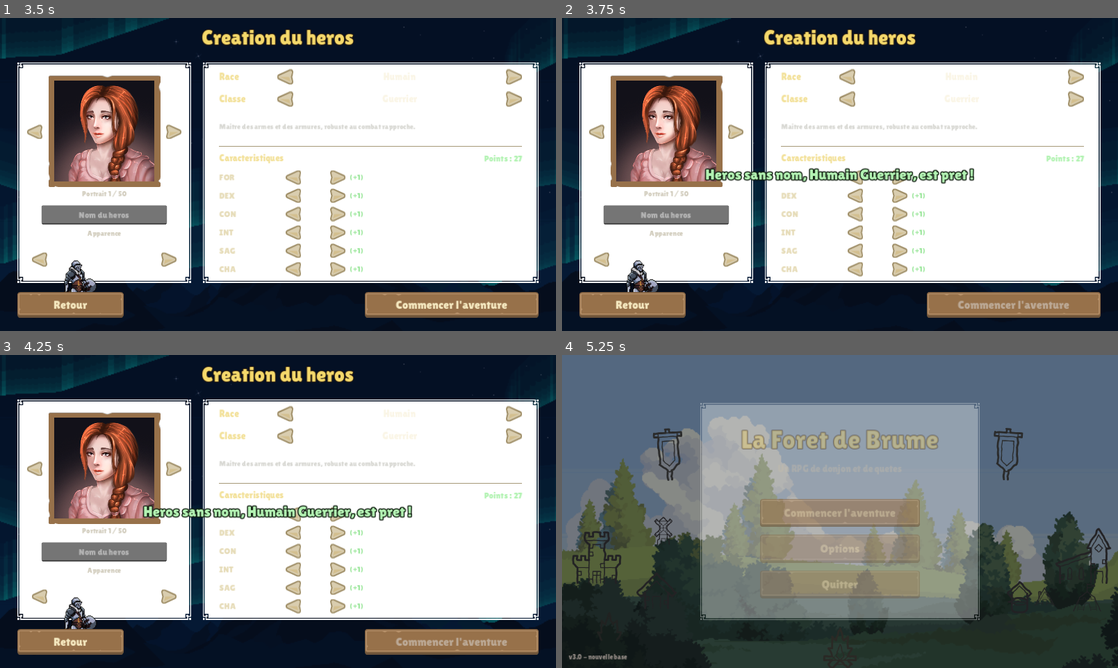
Above: before the commit, frames 1-4 (two rows, left to right).
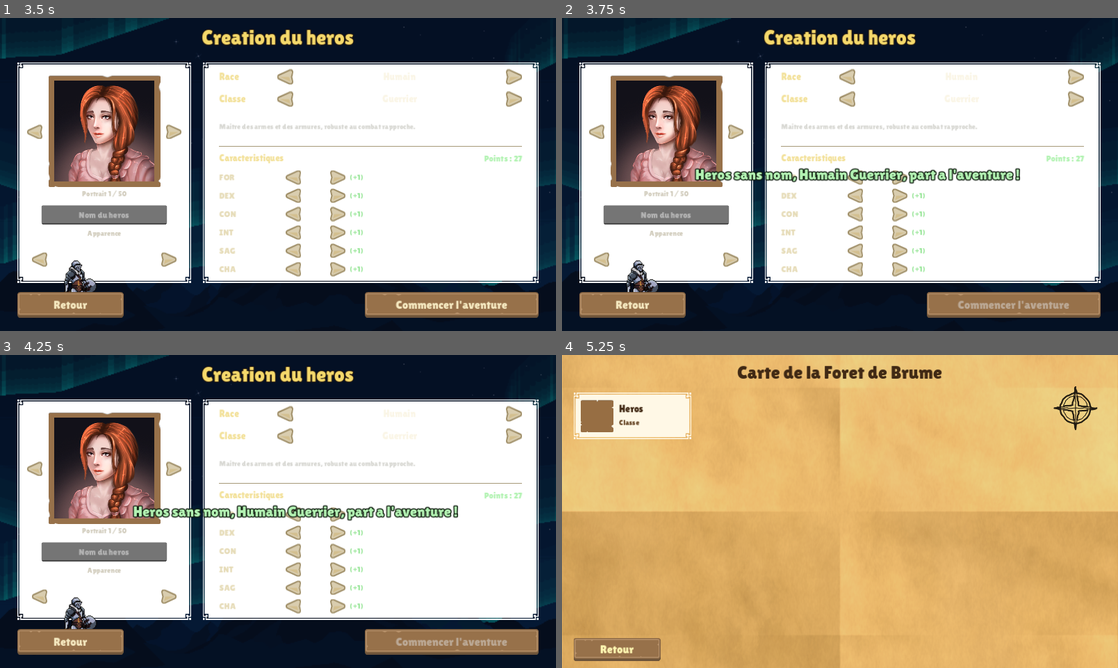
Above: after the commit, the same moments.

Repository: libertysand1982-png/Sand
Game: Godot game, scene res://scenes/MainMenu.tscn
Same seed, same stepped clock (60 frames per second), same inputs: the game is played once before the commit and once after it.
Inputs (mouse positions are in pixels of both pictures, inside the frame that each line leads up to):
- Up to frame 1 (3.5 s): click "Commencer l'aventure" at 0.5 s; click (105, 215) at 1.27 s; type "Alex" at 1.35 s; click "Retour" at 2 s; click "Commencer l'aventure" at 2.75 s
- Up to frame 2 (3.75 s): click "Commencer l'aventure" at 3.5 s
- Up to frame 3 (4.25 s): no input
- Up to frame 4 (5.25 s): click (595, 467) at 4.25 s; click "Retour" at 5 s

Frame 1 is identical in both runs. In frame 2, 1.7% of the frame differs, in the area x 23-83%, y 47-54%; in frame 3, 1.7%; in frame 4, 100%, in the area x 0-100%, y 0-100%.
Error after the commit: Parse Error: Cannot infer the type of "lieu" variable because the value doesn't have a set type. (res://scripts/WorldMap.gd:158)

Commit message:
Ajoute la carte du monde facon carte au tresor a l'encre
- Nouvelle scene WorldMap : parchemin, bordure doublee et routes ondulees
  tracees a l'encre (Line2D), boussole, titre calligraphie
- 10 lieux interactifs (chateau, bourg, abbaye, mine, ruines, port, phare,
  cimetiere, moulin, camp du nord) avec icones du pack cartographie,
  survol (zoom + son) et panneau d'info au clic (nom + description)
- Decor genere : chaine de montagnes, grande foret de Brume, lac et navire,
  drapeau, palissade, rochers
- Panneau du heros (portrait + nom + race/classe) depuis CharacterData
- "Commencer l'aventure" mene desormais a la carte ; bouton Retour vers le menu
- CharacterData stocke aussi les noms de race et de classe

Co-Authored-By: Claude Opus 4.8 <noreply@anthropic.com>
Claude-Session: https://claude.ai/code/session_01TLGVXnnqbKy8wnyLpkQH7c

Diff:
--- /dev/null
+++ b/foret_de_brume/scenes/WorldMap.tscn
@@ -0,0 +1,164 @@
+[gd_scene load_steps=7 format=3 uid="uid://foretworldmap01"]
+
+[ext_resource type="Script" path="res://scripts/WorldMap.gd" id="1_map"]
+[ext_resource type="Texture2D" path="res://assets/bg/parchmentBasic.png" id="2_parch"]
+[ext_resource type="Texture2D" path="res://assets/ui/panel.png" id="3_panel"]
+[ext_resource type="Texture2D" path="res://assets/ui/panelInset_brown.png" id="4_inset"]
+[ext_resource type="Texture2D" path="res://assets/map/compass.png" id="5_compass"]
+[ext_resource type="FontFile" path="res://assets/fonts/lilita_one_regular.ttf" id="6_font"]
+
+[node name="WorldMap" type="Control"]
+layout_mode = 3
+anchors_preset = 15
+anchor_right = 1.0
+anchor_bottom = 1.0
+script = ExtResource("1_map")
+
+[node name="Fond" type="TextureRect" parent="."]
+layout_mode = 1
+anchors_preset = 15
+anchor_right = 1.0
+anchor_bottom = 1.0
+texture = ExtResource("2_parch")
+stretch_mode = 0
+modulate = Color(0.93, 0.85, 0.66, 1)
+
+[node name="Calligraphie" type="Node2D" parent="."]
+
+[node name="Decor" type="Control" parent="."]
+layout_mode = 1
+anchors_preset = 15
+anchor_right = 1.0
+anchor_bottom = 1.0
+mouse_filter = 2
+
+[node name="Lieux" type="Control" parent="."]
+layout_mode = 1
+anchors_preset = 15
+anchor_right = 1.0
+anchor_bottom = 1.0
+mouse_filter = 2
+
+[node name="Boussole" type="TextureRect" parent="."]
+modulate = Color(0.27, 0.2, 0.13, 0.9)
+offset_left = 1014.0
+offset_top = 60.0
+offset_right = 1114.0
+offset_bottom = 160.0
+texture = ExtResource("5_compass")
+expand_mode = 1
+stretch_mode = 5
+
+[node name="Titre" type="Label" parent="."]
+layout_mode = 1
+anchor_right = 1.0
+offset_top = 14.0
+offset_bottom = 64.0
+theme_override_colors/font_color = Color(0.25, 0.16, 0.08, 1)
+theme_override_fonts/font = ExtResource("6_font")
+theme_override_font_sizes/font_size = 38
+text = "Carte de la Foret de Brume"
+horizontal_alignment = 1
+
+[node name="PanneauHeros" type="NinePatchRect" parent="."]
+modulate = Color(1, 0.97, 0.9, 1)
+offset_left = 24.0
+offset_top = 78.0
+offset_right = 268.0
+offset_bottom = 174.0
+texture = ExtResource("3_panel")
+patch_margin_left = 16
+patch_margin_top = 16
+patch_margin_right = 16
+patch_margin_bottom = 16
+
+[node name="CadrePortrait" type="NinePatchRect" parent="PanneauHeros"]
+offset_left = 14.0
+offset_top = 14.0
+offset_right = 82.0
+offset_bottom = 82.0
+texture = ExtResource("4_inset")
+patch_margin_left = 14
+patch_margin_top = 14
+patch_margin_right = 14
+patch_margin_bottom = 14
+
+[node name="Portrait" type="TextureRect" parent="PanneauHeros/CadrePortrait"]
+layout_mode = 1
+anchors_preset = 15
+anchor_right = 1.0
+anchor_bottom = 1.0
+offset_left = 6.0
+offset_top = 6.0
+offset_right = -6.0
+offset_bottom = -6.0
+expand_mode = 1
+stretch_mode = 5
+
+[node name="Nom" type="Label" parent="PanneauHeros"]
+offset_left = 94.0
+offset_top = 22.0
+offset_right = 236.0
+offset_bottom = 50.0
+theme_override_colors/font_color = Color(0.25, 0.16, 0.08, 1)
+theme_override_fonts/font = ExtResource("6_font")
+theme_override_font_sizes/font_size = 20
+text = "Heros"
+
+[node name="Classe" type="Label" parent="PanneauHeros"]
+offset_left = 94.0
+offset_top = 52.0
+offset_right = 236.0
+offset_bottom = 78.0
+theme_override_colors/font_color = Color(0.4, 0.28, 0.16, 1)
+theme_override_font_sizes/font_size = 15
+text = "Classe"
+
+[node name="PanneauInfo" type="NinePatchRect" parent="."]
+visible = false
+modulate = Color(1, 0.97, 0.9, 1)
+offset_left = 326.0
+offset_top = 470.0
+offset_right = 826.0
+offset_bottom = 624.0
+texture = ExtResource("3_panel")
+patch_margin_left = 16
+patch_margin_top = 16
+patch_margin_right = 16
+patch_margin_bottom = 16
+
+[node name="NomLieu" type="Label" parent="PanneauInfo"]
+offset_left = 24.0
+offset_top = 16.0
+offset_right = 476.0
+offset_bottom = 50.0
+theme_override_colors/font_color = Color(0.25, 0.16, 0.08, 1)
+theme_override_fonts/font = ExtResource("6_font")
+theme_override_font_sizes/font_size = 24
+text = "Lieu"
+
+[node name="Desc" type="Label" parent="PanneauInfo"]
+offset_left = 24.0
+offset_top = 54.0
+offset_right = 476.0
+offset_bottom = 110.0
+theme_override_colors/font_color = Color(0.32, 0.22, 0.12, 1)
+theme_override_font_sizes/font_size = 15
+text = "Description"
+autowrap_mode = 3
+
+[node name="BtnVoyager" type="Button" parent="PanneauInfo"]
+custom_minimum_size = Vector2(200, 40)
+offset_left = 150.0
+offset_top = 108.0
+offset_right = 350.0
+offset_bottom = 148.0
+text = "S'y rendre"
+
+[node name="BtnRetour" type="Button" parent="."]
+custom_minimum_size = Vector2(180, 46)
+offset_left = 24.0
+offset_top = 586.0
+offset_right = 204.0
+offset_bottom = 632.0
+text = "Retour"
--- a/foret_de_brume/scripts/CharacterCreation.gd
+++ b/foret_de_brume/scripts/CharacterCreation.gd
@@ -260,13 +260,17 @@
 	CharacterData.nom = nom if nom != "" else "Heros sans nom"
 	CharacterData.race_index = _race_idx
 	CharacterData.classe_index = _classe_idx
+	CharacterData.race_nom = RACES[_race_idx]["nom"]
+	CharacterData.classe_nom = CLASSES[_classe_idx]["nom"]
 	CharacterData.portrait_index = _portrait_idx
 	CharacterData.chevalier_index = _knight_idx
 	var bonus := _bonus_race()
 	for s in STAT_ORDRE:
 		CharacterData.stats[s] = _base[s] + bonus.get(s, 0)
 
-	_message.text = "%s, %s %s, est pret !" % [
+	_message.text = "%s, %s %s, part a l'aventure !" % [
 		CharacterData.nom, RACES[_race_idx]["nom"], CLASSES[_classe_idx]["nom"]]
 	$BtnValider.disabled = true
 	print("Personnage cree : ", CharacterData.resume(), " | stats=", CharacterData.stats)
+	await get_tree().create_timer(1.0).timeout
+	get_tree().change_scene_to_file("res://scenes/WorldMap.tscn")
--- a/foret_de_brume/scripts/CharacterData.gd
+++ b/foret_de_brume/scripts/CharacterData.gd
@@ -5,6 +5,8 @@
 var nom: String = "Heros"
 var race_index: int = 0
 var classe_index: int = 0
+var race_nom: String = "Humain"
+var classe_nom: String = "Guerrier"
 var portrait_index: int = 1
 var chevalier_index: int = 0
 
--- /dev/null
+++ b/foret_de_brume/scripts/WorldMap.gd
@@ -0,0 +1,212 @@
+extends Control
+## Carte du monde "La Foret de Brume" facon carte au tresor a l'encre.
+## Genere les lieux interactifs, les routes, le decor et la bordure.
+
+const ENCRE := Color(0.27, 0.2, 0.13)
+const ENCRE_PALE := Color(0.4, 0.3, 0.18)
+
+# Lieux interactifs : nom, icone, position (centre), description.
+const LIEUX := [
+	{"nom": "Chateau de l'Aube", "icone": "castle", "pos": Vector2(380, 300),
+		"desc": "La citadelle royale, coeur du royaume et point de depart de ta quete."},
+	{"nom": "Bourg de Boisclair", "icone": "houses", "pos": Vector2(560, 410),
+		"desc": "Un village prospere ou marchands et aubergistes accueillent les aventuriers."},
+	{"nom": "Abbaye Saint-Gral", "icone": "church", "pos": Vector2(740, 250),
+		"desc": "Un monastere ancien dont les moines veillent sur d'antiques reliques."},
+	{"nom": "Mine de Fer-Noir", "icone": "mine", "pos": Vector2(884, 168),
+		"desc": "Des galeries profondes creusees dans la montagne. On y murmure des dangers."},
+	{"nom": "Ruines de Mornkeep", "icone": "runis", "pos": Vector2(250, 472),
+		"desc": "Les vestiges hantes d'une forteresse oubliee. Un donjon pour les plus braves."},
+	{"nom": "Port de Lamer", "icone": "dock", "pos": Vector2(958, 470),
+		"desc": "Un port anime d'ou partent les navires vers des terres lointaines."},
+	{"nom": "Phare des Brumes", "icone": "lighthouse", "pos": Vector2(1058, 378),
+		"desc": "Sa lumiere perce le brouillard et guide les marins egares."},
+	{"nom": "Cimetiere Oublie", "icone": "graveyard", "pos": Vector2(200, 252),
+		"desc": "Un champ de pierres tombales ou les morts ne reposent pas toujours en paix."},
+	{"nom": "Moulin du Val", "icone": "mill", "pos": Vector2(470, 524),
+		"desc": "Un vieux moulin a vent au bord de la riviere, refuge d'un meunier bourru."},
+	{"nom": "Camp du Nord", "icone": "houseViking", "pos": Vector2(650, 132),
+		"desc": "Un campement de farouches guerriers du nord, allies incertains."},
+]
+
+# Routes reliant les lieux (par index).
+const ROUTES := [
+	[0, 1], [1, 2], [2, 3], [0, 4], [1, 8], [1, 5], [5, 6], [0, 7], [1, 9], [9, 2],
+]
+
+# Decor non interactif : icone, position, taille.
+const DECOR := [
+	# Chaine de montagnes au nord
+	{"i": "rocksMountain", "p": Vector2(740, 150), "t": 82},
+	{"i": "rocksTall", "p": Vector2(800, 135), "t": 74},
+	{"i": "rocksMountain", "p": Vector2(840, 158), "t": 88},
+	{"i": "rocksTall", "p": Vector2(930, 138), "t": 70},
+	{"i": "rocksMountain", "p": Vector2(980, 160), "t": 84},
+	{"i": "rocksMountain", "p": Vector2(1040, 150), "t": 76},
+	# La grande foret de Brume (centre-ouest)
+	{"i": "bush", "p": Vector2(320, 360), "t": 66},
+	{"i": "bush", "p": Vector2(370, 400), "t": 72},
+	{"i": "bush", "p": Vector2(300, 430), "t": 60},
+	{"i": "bush", "p": Vector2(420, 370), "t": 70},
+	{"i": "bush", "p": Vector2(450, 430), "t": 64},
+	{"i": "bush", "p": Vector2(340, 480), "t": 68},
+	{"i": "bush", "p": Vector2(290, 520), "t": 62},
+	{"i": "bush", "p": Vector2(400, 510), "t": 66},
+	{"i": "bush", "p": Vector2(520, 360), "t": 60},
+	{"i": "bush", "p": Vector2(250, 380), "t": 58},
+	# Lac et navire a l'est
+	{"i": "lake", "p": Vector2(990, 548), "t": 132},
+	{"i": "lakeRound", "p": Vector2(1070, 520), "t": 110},
+	{"i": "ship", "p": Vector2(1010, 520), "t": 52},
+	# Details
+	{"i": "flag", "p": Vector2(440, 250), "t": 60},
+	{"i": "fence", "p": Vector2(620, 452), "t": 64},
+	{"i": "rocks", "p": Vector2(700, 470), "t": 48},
+	{"i": "rocks", "p": Vector2(560, 210), "t": 44},
+]
+
+var _calligraphie: Node2D
+var _lieu_courant := -1
+
+
+func _ready() -> void:
+	_calligraphie = $Calligraphie
+
+	_remplir_panneau_heros()
+	_dessiner_bordure_et_routes()
+	_construire_decor()
+	_construire_lieux()
+
+	$BtnRetour.pressed.connect(_on_retour)
+	$BtnRetour.mouse_entered.connect(Audio.play_hover)
+	$PanneauInfo/BtnVoyager.pressed.connect(_on_voyager)
+	$PanneauInfo/BtnVoyager.mouse_entered.connect(Audio.play_hover)
+
+
+# --- Panneau du heros ------------------------------------------------------
+
+func _remplir_panneau_heros() -> void:
+	var portrait := $PanneauHeros/CadrePortrait/Portrait as TextureRect
+	portrait.texture = load("res://assets/portraits/%d.png" % CharacterData.portrait_index)
+	$PanneauHeros/Nom.text = CharacterData.nom
+	$PanneauHeros/Classe.text = "%s %s" % [CharacterData.race_nom, CharacterData.classe_nom]
+
+
+# --- Bordure + routes (Line2D) ---------------------------------------------
+
+func _dessiner_bordure_et_routes() -> void:
+	# Double bordure encrée.
+	_cadre(Vector2(18, 74), Vector2(1134, 630), 3.0, ENCRE)
+	_cadre(Vector2(26, 82), Vector2(1126, 622), 1.5, ENCRE_PALE)
+
+	# Routes ondulees entre les lieux.
+	for r in ROUTES:
+		var a: Vector2 = LIEUX[r[0]]["pos"]
+		var b: Vector2 = LIEUX[r[1]]["pos"]
+		_route(a, b)
+
+
+func _cadre(haut_gauche: Vector2, bas_droite: Vector2, largeur: float, couleur: Color) -> void:
+	var l := Line2D.new()
+	l.width = largeur
+	l.default_color = couleur
+	l.closed = true
+	l.points = PackedVector2Array([
+		haut_gauche,
+		Vector2(bas_droite.x, haut_gauche.y),
+		bas_droite,
+		Vector2(haut_gauche.x, bas_droite.y),
+	])
+	_calligraphie.add_child(l)
+
+
+func _route(a: Vector2, b: Vector2) -> void:
+	var l := Line2D.new()
+	l.width = 3.0
+	l.default_color = ENCRE
+	l.begin_cap_mode = Line2D.LINE_CAP_ROUND
+	l.end_cap_mode = Line2D.LINE_CAP_ROUND
+	l.joint_mode = Line2D.LINE_JOINT_ROUND
+	# Trois points avec une legere ondulation perpendiculaire (effet trace a la main).
+	var milieu := (a + b) * 0.5
+	var perp := (b - a).orthogonal().normalized()
+	var ondu := 14.0 * (1.0 if int(a.x + b.y) % 2 == 0 else -1.0)
+	l.points = PackedVector2Array([a, milieu + perp * ondu, b])
+	_calligraphie.add_child(l)
+
+
+# --- Decor -----------------------------------------------------------------
+
+func _construire_decor() -> void:
+	for d in DECOR:
+		var t := TextureRect.new()
+		t.texture = load("res://assets/map/%s.png" % d["i"])
+		t.expand_mode = TextureRect.EXPAND_IGNORE_SIZE
+		t.stretch_mode = TextureRect.STRETCH_KEEP_ASPECT_CENTERED
+		var taille: float = d["t"]
+		t.size = Vector2(taille, taille)
+		t.position = d["p"] - Vector2(taille, taille) * 0.5
+		t.modulate = ENCRE
+		t.mouse_filter = Control.MOUSE_FILTER_IGNORE
+		$Decor.add_child(t)
+
+
+# --- Lieux interactifs -----------------------------------------------------
+
+func _construire_lieux() -> void:
+	for i in LIEUX.size():
+		var lieu := LIEUX[i]
+		var taille := 86.0
+
+		var bouton := TextureButton.new()
+		bouton.texture_normal = load("res://assets/map/%s.png" % lieu["icone"])
+		bouton.ignore_texture_size = true
+		bouton.stretch_mode = TextureButton.STRETCH_KEEP_ASPECT_CENTERED
+		bouton.custom_minimum_size = Vector2(taille, taille)
+		bouton.size = Vector2(taille, taille)
+		bouton.position = lieu["pos"] - Vector2(taille, taille) * 0.5
+		bouton.modulate = ENCRE
+		bouton.pivot_offset = Vector2(taille, taille) * 0.5
+		bouton.mouse_entered.connect(_survol_lieu.bind(bouton, true))
+		bouton.mouse_exited.connect(_survol_lieu.bind(bouton, false))
+		bouton.pressed.connect(_selectionner_lieu.bind(i))
+		$Lieux.add_child(bouton)
+
+		var etiquette := Label.new()
+		etiquette.text = lieu["nom"]
+		etiquette.add_theme_font_size_override("font_size", 14)
+		etiquette.add_theme_color_override("font_color", ENCRE)
+		etiquette.horizontal_alignment = HORIZONTAL_ALIGNMENT_CENTER
+		etiquette.size = Vector2(200, 22)
+		etiquette.position = lieu["pos"] + Vector2(-100, taille * 0.5 - 6)
+		etiquette.mouse_filter = Control.MOUSE_FILTER_IGNORE
+		$Lieux.add_child(etiquette)
+
+
+func _survol_lieu(bouton: TextureButton, entre: bool) -> void:
+	if entre:
+		Audio.play_hover()
+	var cible := Vector2(1.18, 1.18) if entre else Vector2.ONE
+	var tw := create_tween()
+	tw.tween_property(bouton, "scale", cible, 0.12).set_trans(Tween.TRANS_BACK)
+
+
+func _selectionner_lieu(index: int) -> void:
+	Audio.play_click()
+	_lieu_courant = index
+	$PanneauInfo/NomLieu.text = LIEUX[index]["nom"]
+	$PanneauInfo/Desc.text = LIEUX[index]["desc"]
+	$PanneauInfo.visible = true
+
+
+# --- Actions ---------------------------------------------------------------
+
+func _on_voyager() -> void:
+	Audio.play_click()
+	if _lieu_courant >= 0:
+		print("Voyage vers : ", LIEUX[_lieu_courant]["nom"])
+
+
+func _on_retour() -> void:
+	Audio.play_click()
+	get_tree().change_scene_to_file("res://scenes/MainMenu.tscn")
Binary file added: foret_de_brume/assets/map/bush.png
Binary file added: foret_de_brume/assets/map/castle.png
Binary file added: foret_de_brume/assets/map/church.png
Binary file added: foret_de_brume/assets/map/compass.png
Binary file added: foret_de_brume/assets/map/dock.png
Binary file added: foret_de_brume/assets/map/fence.png
Binary file added: foret_de_brume/assets/map/flag.png
Binary file added: foret_de_brume/assets/map/graveyard.png
Binary file added: foret_de_brume/assets/map/houseViking.png
Binary file added: foret_de_brume/assets/map/houses.png
Binary file added: foret_de_brume/assets/map/lake.png
Binary file added: foret_de_brume/assets/map/lakeRound.png
(and 8 more such lines)
